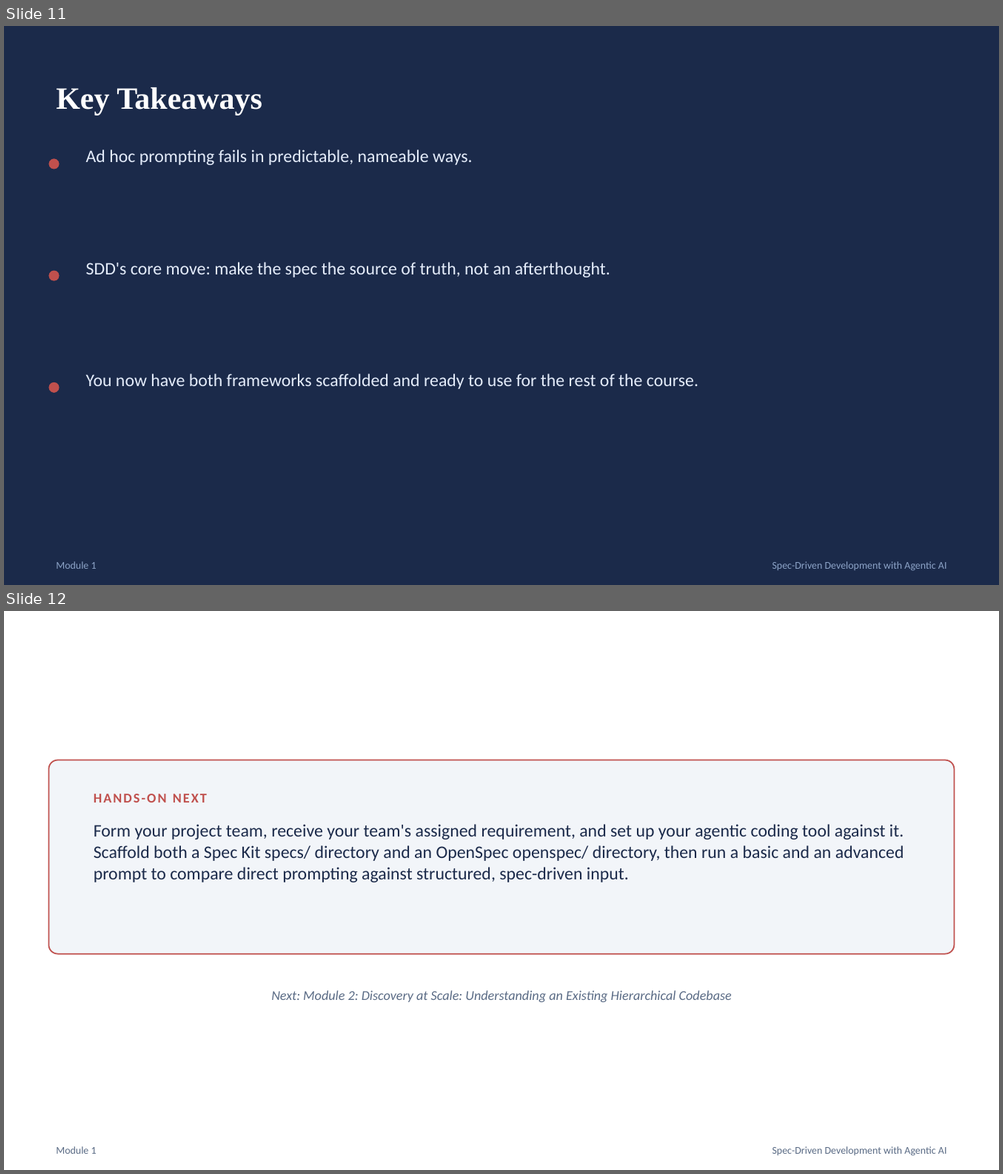
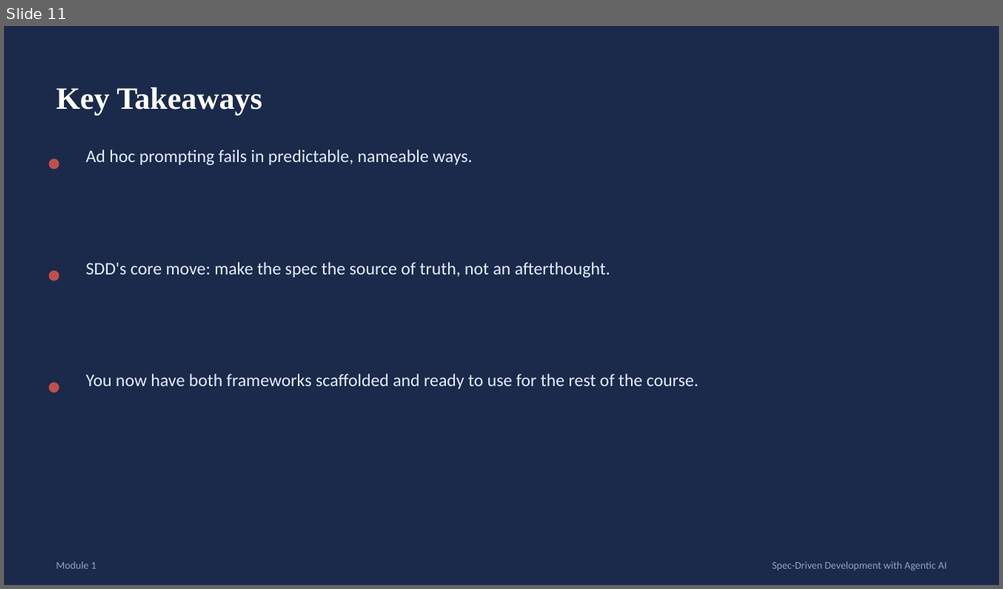
Before and after one commit to karthikasturi/sdd-with-agentic-ai, a slide deck: presentation/Module-1_From-Vibe-Coding-to-Spec-Driven-Development.pptx. Shown one above the other, each under a label of ours: slides 11 and 12 before the commit, slide 11 after it. The pictures are 1003x1174 and 1003x589 pixels, drawn with LibreOffice and Linux fonts; fonts in the diff are those of the drawing. Boxes give left, top, right and bottom in pixels: in the first picture for what was removed or moved away, otherwise in the second. Text is boxed around its words. In the diff, an @@ line names an element or a change of style, - is before the commit and + after.

```diff
--- a/presentation/Module-1_From-Vibe-Coding-to-Spec-Driven-Development.pptx
+++ b/presentation/Module-1_From-Vibe-Coding-to-Spec-Driven-Development.pptx
@@ slide 12 removed at box(4, 611, 999, 1170), background #FFFFFF @@
@@ rounded rectangle removed at box(48, 760, 954, 954) @@
@@ text removed at box(94, 794, 207, 803) @@
-HANDS-ON NEXT
@@ text removed at box(94, 824, 904, 883) @@
-Form your project team, receive your team's assigned requirement, and set up your agentic coding tool against it. Scaffold both a Spec Kit specs/ directory and an OpenSpec openspec/ directory, then run a basic and an advanced prompt to compare direct prompting against structured, spec-driven input.
@@ text removed at box(271, 991, 731, 1002) @@
-Next: Module 2: Discovery at Scale: Understanding an Existing Hierarchical Codebase
@@ text removed at box(56, 1147, 96, 1154) @@
-Module 1
@@ text removed at box(772, 1147, 947, 1156) @@
-Spec-Driven Development with Agentic AI
```
Also in this commit, not shown: 3 slides changed, 17 other files.
